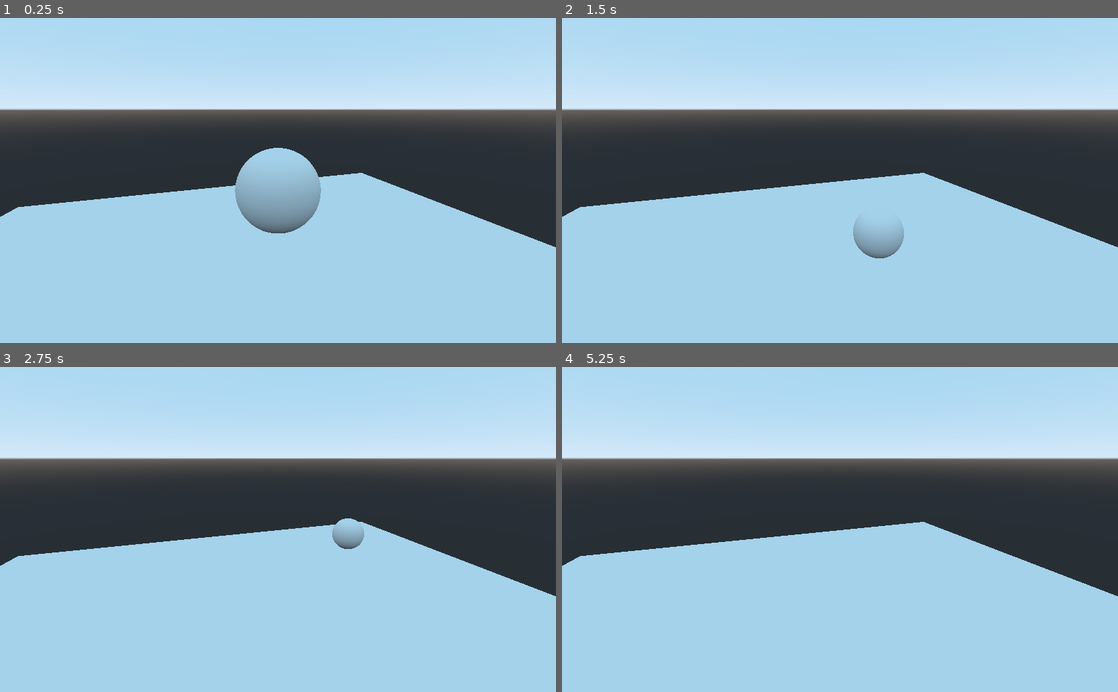
Above: before the commit, frames 1-4 (two rows, left to right).
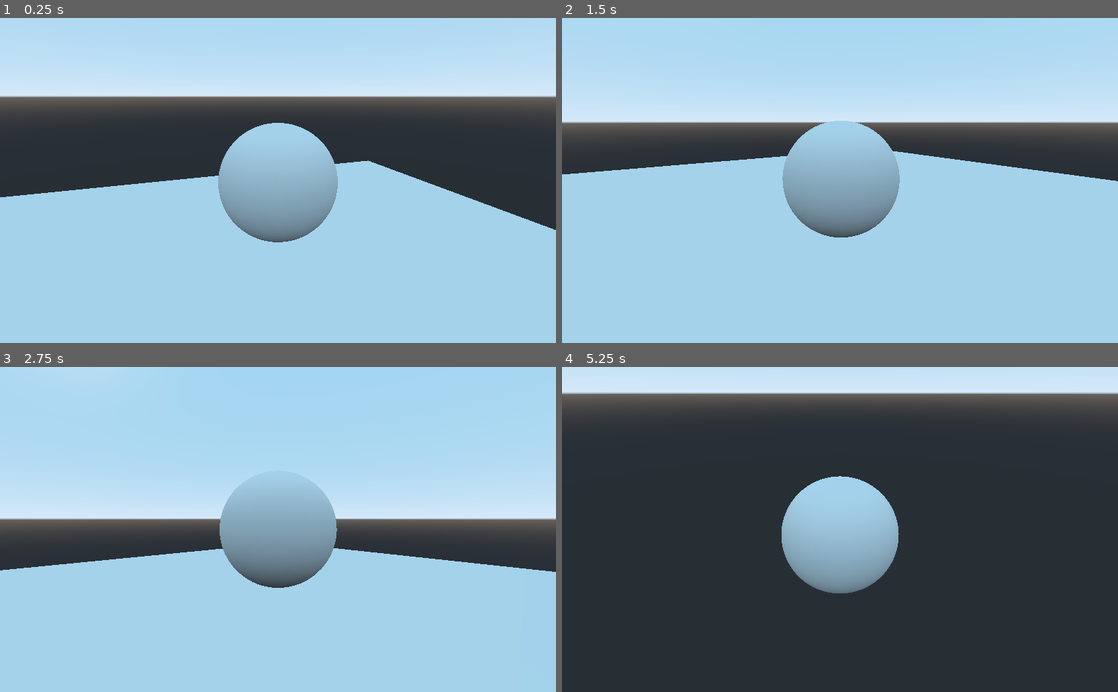
Above: after the commit, the same moments.

Repository: Brawmario/super-poli-ball
Game: Godot game, scene res://Debug.tscn
Two runs of this game, one before a commit and one after it. Both use one fixed random seed, a clock stepped at 60 frames per second and the inputs below.
Inputs:
- Up to frame 1 (0.25 s): no input
- Up to frame 2 (1.5 s): no input
- Up to frame 3 (2.75 s): no input
- Up to frame 4 (5.25 s): no input

The runs differ from the first frame. In frame 1, 13% of the frame differs, in the area x 0-100%, y 23-71%; in frame 2, 22%; in frame 3, 35%; in frame 4, 79%, in the area x 0-100%, y 0-100%.

Commit message:
Adicionado programação da câmera inicial

Diff:
--- a/Ball/ball_cam.gd
+++ b/Ball/ball_cam.gd
@@ -1,9 +1,102 @@
+# Extraido do demo oficial 3D Platformer Demo, texto da licença original a seguir
+
+# Copyright (c) 2007-2016 Juan Linietsky, Ariel Manzur.
+#
+# Permission is hereby granted, free of charge, to any person obtaining
+# a copy of this software and associated documentation files (the
+# "Software"), to deal in the Software without restriction, including
+# without limitation the rights to use, copy, modify, merge, publish,
+# distribute, sublicense, and/or sell copies of the Software, and to
+# permit persons to whom the Software is furnished to do so, subject to
+# the following conditions:
+#
+# The above copyright notice and this permission notice shall be
+# included in all copies or substantial portions of the Software.
+#
+# THE SOFTWARE IS PROVIDED "AS IS", WITHOUT WARRANTY OF ANY KIND,
+# EXPRESS OR IMPLIED, INCLUDING BUT NOT LIMITED TO THE WARRANTIES OF
+# MERCHANTABILITY, FITNESS FOR A PARTICULAR PURPOSE AND NONINFRINGEMENT.
+# IN NO EVENT SHALL THE AUTHORS OR COPYRIGHT HOLDERS BE LIABLE FOR ANY
+# CLAIM, DAMAGES OR OTHER LIABILITY, WHETHER IN AN ACTION OF CONTRACT,
+# TORT OR OTHERWISE, ARISING FROM, OUT OF OR IN CONNECTION WITH THE
+# SOFTWARE OR THE USE OR OTHER DEALINGS IN THE SOFTWARE.
+
 extends Camera
 
-# Called when the node enters the scene tree for the first time.
+# Member variables
+var collision_exception = []
+export var min_distance = 0.5
+export var max_distance = 4.0
+export var angle_v_adjust = 0.0
+export var autoturn_ray_aperture = 25
+export var autoturn_speed = 50
+var max_height = 2.0
+var min_height = 0
+
+func _physics_process(dt):
+	var target = get_parent().get_global_transform().origin
+	var pos = get_global_transform().origin
+	var up = Vector3(0, 1, 0)
+
+	var delta = pos - target
+
+	# Regular delta follow
+
+	# Check ranges
+	if (delta.length() < min_distance):
+		delta = delta.normalized()*min_distance
+	elif (delta.length() > max_distance):
+		delta = delta.normalized()*max_distance
+
+	# Check upper and lower height
+	if (delta.y > max_height):
+		delta.y = max_height
+	if (delta.y < min_height):
+		delta.y = min_height
+
+	# Check autoturn
+	var ds = PhysicsServer.space_get_direct_state(get_world().get_space())
+
+	var col_left = ds.intersect_ray(target, target + Basis(up, deg2rad(autoturn_ray_aperture)).xform(delta), collision_exception)
+	var col = ds.intersect_ray(target, target + delta, collision_exception)
+	var col_right = ds.intersect_ray(target, target + Basis(up, deg2rad(-autoturn_ray_aperture)).xform(delta), collision_exception)
+
+	if (!col.empty()):
+		# If main ray was occluded, get camera closer, this is the worst case scenario
+		delta = col.position - target
+	elif (!col_left.empty() and col_right.empty()):
+		# If only left ray is occluded, turn the camera around to the right
+		delta = Basis(up, deg2rad(-dt*autoturn_speed)).xform(delta)
+	elif (col_left.empty() and !col_right.empty()):
+		# If only right ray is occluded, turn the camera around to the left
+		delta = Basis(up, deg2rad(dt*autoturn_speed)).xform(delta)
+	else:
+		# Do nothing otherwise, left and right are occluded but center is not, so do not autoturn
+		pass
+
+	# Apply lookat
+	if (delta == Vector3()):
+		delta = (pos - target).normalized()*0.0001
+
+	pos = target + delta
+
+	look_at_from_position(pos, target, up)
+
+	# Turn a little up or down
+	var t = get_transform()
+	t.basis = Basis(t.basis[0], deg2rad(angle_v_adjust))*t.basis
+	set_transform(t)
+
+
 func _ready():
+	# Find collision exceptions for ray
+	var node = self
+	while(node):
+		if (node is RigidBody):
+			collision_exception.append(node.get_rid())
+			break
+		else:
+			node = node.get_parent()
+	set_physics_process(true)
+	# This detaches the camera transform from the parent spatial node
 	set_as_toplevel(true)
-	pass # Replace with function body.
-
-func _fixed_process(delta):
-	pass
